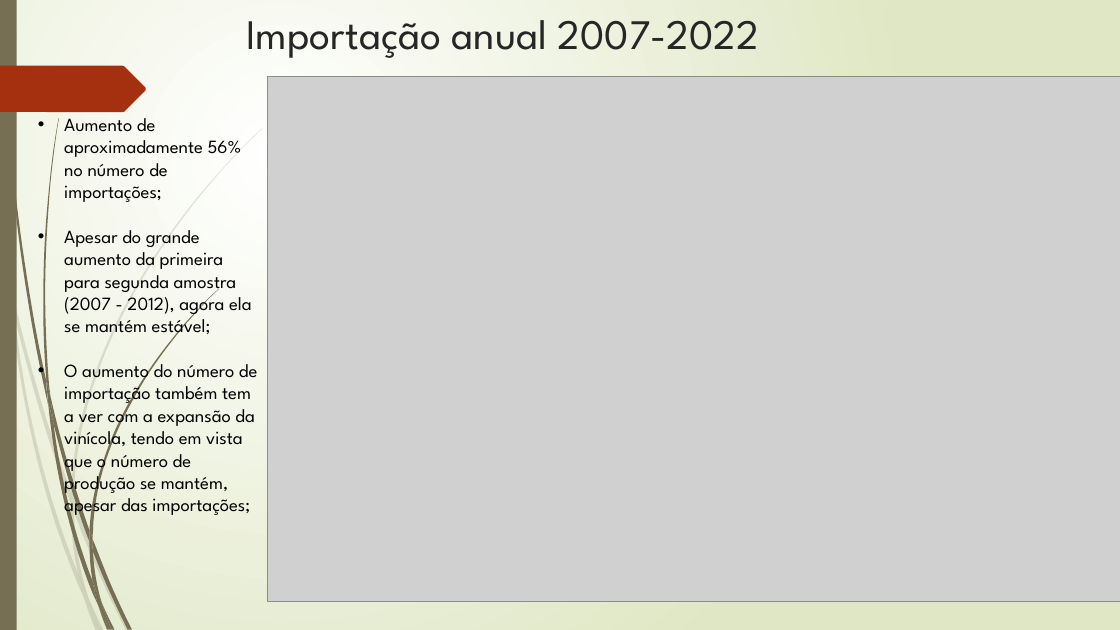
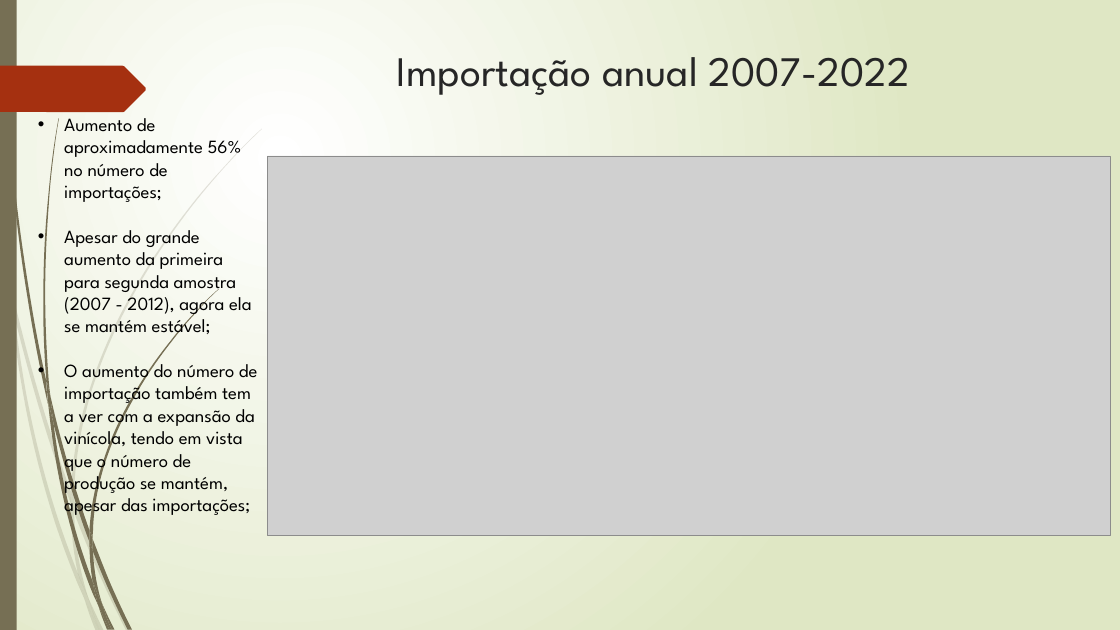
Before and after one commit to SinxCode/Tech-Challenge, a slide deck: slide 3 of Tech - Challenge.pptx. Drawn at 1120x630 pixels with LibreOffice and Linux fonts; fonts in the diff are those of the drawing; grey boxes stand for pictures. Boxes give left, top, right and bottom in pixels: in the first picture for what was removed or moved away, otherwise in the second. Text is boxed around its words. In the diff, an @@ line names an element or a change of style, - is before the commit and + after.

```diff
--- a/Tech - Challenge.pptx
+++ b/Tech - Challenge.pptx
@@ title "Importação anual 2007-2022": place and size @@
-title "Importação anual 2007-2022" at box(246, 20, 760, 58)
+title "Importação anual 2007-2022" at box(397, 57, 910, 95)
@@ title "Importação anual 2007-2022" at box(397, 57, 910, 95): alignment left to centre @@
@@ picture: place and size @@
-picture at box(267, 76, 1120, 602)
+picture at box(267, 156, 1110, 536)
```
Also in this commit, not shown: 6 other slides changed.
